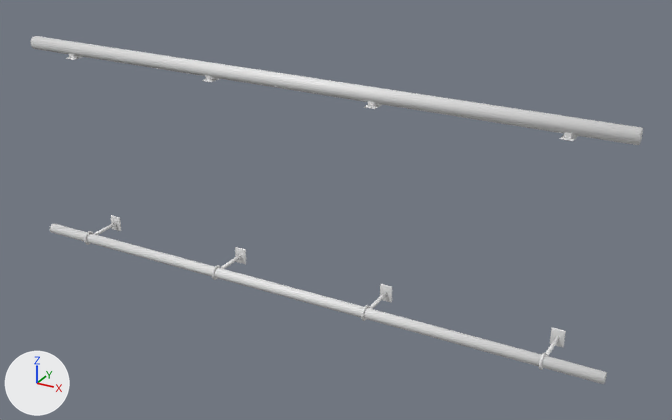
Before and after pictures for a commit that changed the glTF model assets/props/models/bar_rails.glb.
Both versions are drawn from a 50 mm lens placed at (2.01, -3.7, 2.22), pointed at (0.18, -0.36, 0.55). Arrows for +X, +Y and +Z are at lower left; the lights stay in place. The older version comes first.

In view in the first picture: 'ArmRail', 'FootBracket0', 'FootBracket1', 'FootBracket2', 'FootBracket3', 'FootRail'.
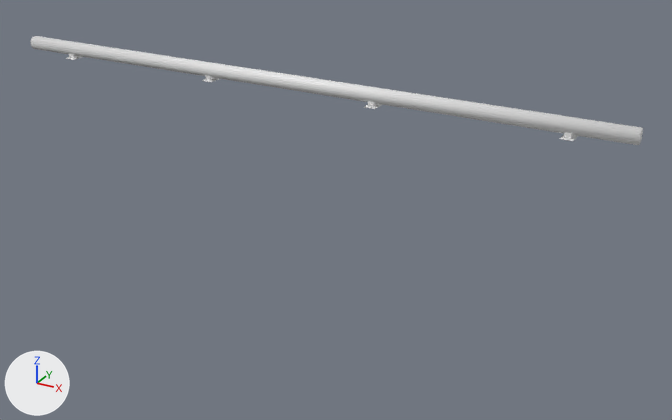
The newer file is also turned or shifted as a whole; pictures and numbers use the older file's frame.

Changed parts and their boxes [x1, y1, x2, y2] in the pictures (672 x 420 px):
'FootRail', deleted: before [50, 224, 607, 384]
'FootBracket3', deleted: before [539, 327, 566, 370]
'FootBracket2', deleted: before [361, 284, 392, 321]
'FootBracket1', deleted: before [211, 247, 246, 280]
'FootBracket0', deleted: before [84, 215, 121, 245]

The change, as a list of edits to the scene's bpy script:
```text
Remove ob_footrail:
    ob_footrail = bpy.data.objects.new('FootRail', me_footrail)
    ob_footrail.location = (0.0, 0.0, 0.0)
Remove ob_footbracket0:
    ob_footbracket0 = bpy.data.objects.new('FootBracket0', me_footbracket0)
    ob_footbracket0.location = (0.0, 0.0, 0.0)
Remove ob_footbracket1:
    ob_footbracket1 = bpy.data.objects.new('FootBracket1', me_footbracket1)
    ob_footbracket1.location = (0.0, 0.0, 0.0)
Remove ob_footbracket2:
    ob_footbracket2 = bpy.data.objects.new('FootBracket2', me_footbracket2)
    ob_footbracket2.location = (0.0, 0.0, 0.0)
Remove ob_footbracket3:
    ob_footbracket3 = bpy.data.objects.new('FootBracket3', me_footbracket3)
    ob_footbracket3.location = (0.0, 0.0, 0.0)
```
